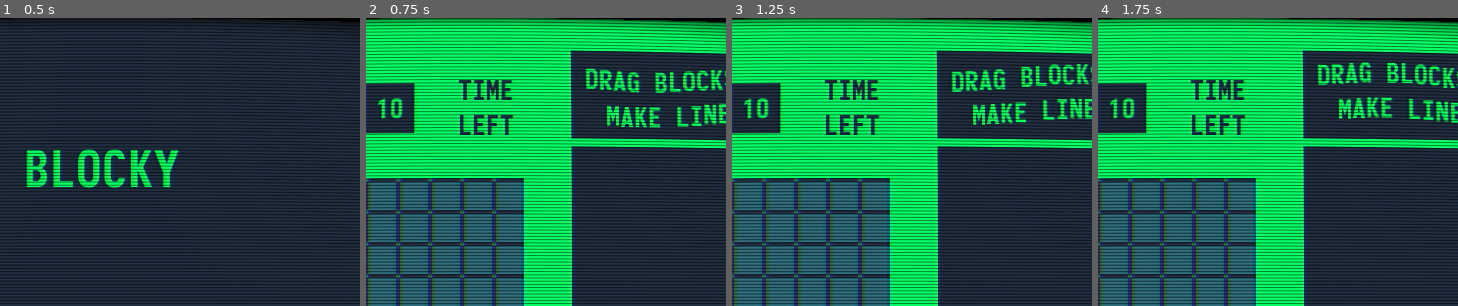
Above: before the commit, frames 1-4 (left to right).
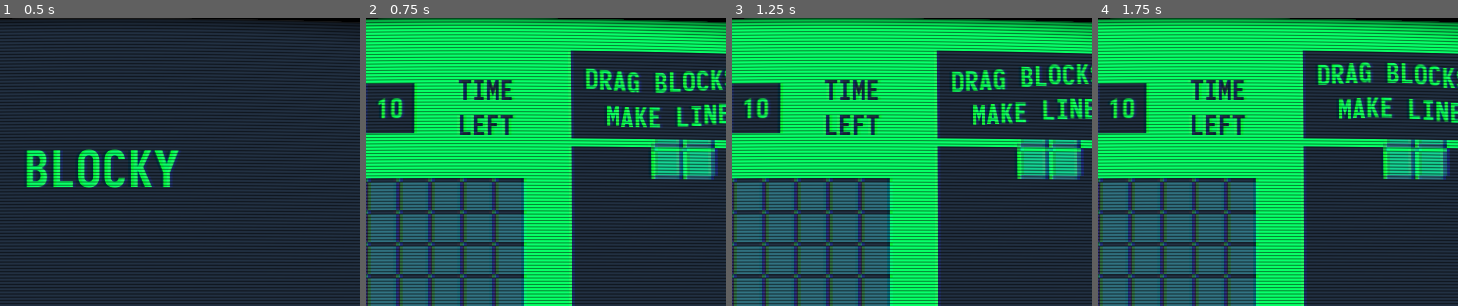
Above: after the commit, the same moments.

Repository: codemonsters/re-play
Game: Godot game, scene res://minigames/blocky/blocky.tscn
The game is run twice, just before and just after one commit, with the same random seed, the same clock (stepped at 60 frames per second) and the same inputs.
Inputs (mouse positions are % of the whole screen's width and height, from its top left):
- Up to frame 1 (0.5 s): no input
- Up to frame 2 (0.75 s): move the mouse to (72, 45) at 0.52 s; click (72, 45) at 0.67 s
- Up to frame 3 (1.25 s): no input
- Up to frame 4 (1.75 s): drag from (30, 55) to (7, 31) at 1.27 s
The pictures show only the part of the screen within x 36-86%, y 0-50%; the shares and areas given below are measured in that part.

Frame 1 is identical in both runs. In frame 2, 2.5% of the frame differs, in the area x 78-98%, y 42-57%; in frame 3, 2.5%; in frame 4, 2.5%.

Commit message:
Añade tetrominós a la paleta

Diff:
--- a/src/minigames/blocky/StageRect.gd
+++ b/src/minigames/blocky/StageRect.gd
@@ -10,7 +10,7 @@
 	# initialize stage matrix
 	for x in range(ROWS):
 		matrix.append([])
-		for y in range(COLS):
+		for _y in range(COLS):
 			matrix[x].append(false)
 	for x in range(5):
 		matrix[0][x] = true
--- /dev/null
+++ b/src/minigames/blocky/block.gd
@@ -0,0 +1,5 @@
+extends Area2D
+
+
+func get_size():
+	return $CollisionShape2D/TextureRect.get_size()
--- a/src/minigames/blocky/block.tscn
+++ b/src/minigames/blocky/block.tscn
@@ -1,11 +1,13 @@
-[gd_scene load_steps=3 format=2]
+[gd_scene load_steps=4 format=2]
 
 [ext_resource path="res://minigames/blocky/assets/block.png" type="Texture" id=1]
+[ext_resource path="res://minigames/blocky/block.gd" type="Script" id=2]
 
 [sub_resource type="RectangleShape2D" id=1]
 extents = Vector2( 16, 16 )
 
 [node name="Block" type="Area2D"]
+script = ExtResource( 2 )
 
 [node name="CollisionShape2D" type="CollisionShape2D" parent="."]
 shape = SubResource( 1 )
--- a/src/minigames/blocky/blocky.gd
+++ b/src/minigames/blocky/blocky.gd
@@ -1,10 +1,10 @@
 extends CanvasLayer
 
 func _ready():
+	randomize()
 	var _ignored = $Screen/Menu.connect("blocky_start_game", self, "on_start_game")
 
 func on_start_game():
-	print("Empecemos")
 	var game_scene = preload("res://minigames/blocky/game.tscn")
 
 	get_node("Screen/Menu").queue_free()
--- /dev/null
+++ b/src/minigames/blocky/game.gd
@@ -0,0 +1,31 @@
+extends Node2D
+
+onready var tetromino_l = preload("res://minigames/blocky/tetrominos/tetromino_l.tscn")
+onready var tetromino_line = preload("res://minigames/blocky/tetrominos/tetromino_line.tscn")
+onready var tetromino_s = preload("res://minigames/blocky/tetrominos/tetromino_s.tscn")
+onready var tetromino_square = preload("res://minigames/blocky/tetrominos/tetromino_square.tscn")
+onready var tetromino_t = preload("res://minigames/blocky/tetrominos/tetromino_t.tscn")
+
+func _ready():
+	var tetromino = new_tetromino()
+	$Background/Palette.add_child(tetromino)
+
+func new_tetromino():
+	var random_tetromino = randi() % 5
+	var tetromino
+	match random_tetromino:
+		0:
+			tetromino = tetromino_l.instance()
+		1:
+			tetromino = tetromino_line.instance()
+		2:
+			tetromino = tetromino_s.instance()
+		3:
+			tetromino = tetromino_square.instance()
+		4:
+			tetromino = tetromino_t.instance()
+
+
+	tetromino.set_position(Vector2($Background/Palette.get_size().x / 2, tetromino.get_size().y / 2))
+	tetromino.set_rotation_degrees((randi() % 4) * 90)
+	return tetromino
--- a/src/minigames/blocky/game.tscn
+++ b/src/minigames/blocky/game.tscn
@@ -3,15 +3,10 @@
 [ext_resource path="res://minigames/blocky/assets/font_small.tres" type="DynamicFont" id=1]
 [ext_resource path="res://minigames/blocky/block.tscn" type="PackedScene" id=2]
 [ext_resource path="res://minigames/blocky/StageRect.gd" type="Script" id=3]
-
-[sub_resource type="GDScript" id=1]
-script/source = "extends Node2D
-
-
-"
+[ext_resource path="res://minigames/blocky/game.gd" type="Script" id=4]
 
 [node name="Game" type="Node2D"]
-script = SubResource( 1 )
+script = ExtResource( 4 )
 
 [node name="Background" type="ColorRect" parent="."]
 margin_right = 720.0
--- /dev/null
+++ b/src/minigames/blocky/tetrominos/tetromino.gd
@@ -0,0 +1,23 @@
+extends Node2D
+
+
+func get_size():
+	var x_max = 0
+	var x_min = 0
+	var y_max = 0
+	var y_min = 0
+
+	for child in get_children():
+		if child.position.x < x_min:
+			x_min = child.position.x
+		if child.position.x > x_max:
+			x_max = child.position.x
+		if child.position.y < y_min:
+			y_min = child.position.y
+		if child.position.y > y_max:
+			y_max = child.position.y
+
+	var width = (x_max - x_min) - $Block1.get_size().x
+	var height = (y_max - y_min) - $Block1.get_size().y
+
+	return Vector2(width, height)
--- a/src/minigames/blocky/tetrominos/tetromino_l.tscn
+++ b/src/minigames/blocky/tetrominos/tetromino_l.tscn
@@ -1,8 +1,10 @@
-[gd_scene load_steps=2 format=2]
+[gd_scene load_steps=3 format=2]
 
 [ext_resource path="res://minigames/blocky/block.tscn" type="PackedScene" id=1]
+[ext_resource path="res://minigames/blocky/tetrominos/tetromino.gd" type="Script" id=2]
 
-[node name="TetrominoI" type="Node2D"]
+[node name="TetrominoL" type="Node2D"]
+script = ExtResource( 2 )
 
 [node name="Block1" parent="." instance=ExtResource( 1 )]
 position = Vector2( 16, 32 )
--- a/src/minigames/blocky/tetrominos/tetromino_line.tscn
+++ b/src/minigames/blocky/tetrominos/tetromino_line.tscn
@@ -1,8 +1,10 @@
-[gd_scene load_steps=2 format=2]
+[gd_scene load_steps=3 format=2]
 
 [ext_resource path="res://minigames/blocky/block.tscn" type="PackedScene" id=1]
+[ext_resource path="res://minigames/blocky/tetrominos/tetromino.gd" type="Script" id=2]
 
-[node name="TetrominoI" type="Node2D"]
+[node name="TetrominoLine" type="Node2D"]
+script = ExtResource( 2 )
 
 [node name="Block1" parent="." instance=ExtResource( 1 )]
 position = Vector2( 0, -48 )
--- a/src/minigames/blocky/tetrominos/tetromino_s.tscn
+++ b/src/minigames/blocky/tetrominos/tetromino_s.tscn
@@ -1,8 +1,10 @@
-[gd_scene load_steps=2 format=2]
+[gd_scene load_steps=3 format=2]
 
 [ext_resource path="res://minigames/blocky/block.tscn" type="PackedScene" id=1]
+[ext_resource path="res://minigames/blocky/tetrominos/tetromino.gd" type="Script" id=2]
 
-[node name="TetrominoI" type="Node2D"]
+[node name="TetrominoS" type="Node2D"]
+script = ExtResource( 2 )
 
 [node name="Block1" parent="." instance=ExtResource( 1 )]
 position = Vector2( -32, 16 )
--- a/src/minigames/blocky/tetrominos/tetromino_square.tscn
+++ b/src/minigames/blocky/tetrominos/tetromino_square.tscn
@@ -1,8 +1,10 @@
-[gd_scene load_steps=2 format=2]
+[gd_scene load_steps=3 format=2]
 
 [ext_resource path="res://minigames/blocky/block.tscn" type="PackedScene" id=1]
+[ext_resource path="res://minigames/blocky/tetrominos/tetromino.gd" type="Script" id=2]
 
-[node name="TetrominoI" type="Node2D"]
+[node name="TetrominoSquare" type="Node2D"]
+script = ExtResource( 2 )
 
 [node name="Block1" parent="." instance=ExtResource( 1 )]
 position = Vector2( 16, -16 )
--- a/src/minigames/blocky/tetrominos/tetromino_t.tscn
+++ b/src/minigames/blocky/tetrominos/tetromino_t.tscn
@@ -1,8 +1,10 @@
-[gd_scene load_steps=2 format=2]
+[gd_scene load_steps=3 format=2]
 
 [ext_resource path="res://minigames/blocky/block.tscn" type="PackedScene" id=1]
+[ext_resource path="res://minigames/blocky/tetrominos/tetromino.gd" type="Script" id=2]
 
-[node name="TetrominoI" type="Node2D"]
+[node name="TetrominoT" type="Node2D"]
+script = ExtResource( 2 )
 
 [node name="Block1" parent="." instance=ExtResource( 1 )]
 position = Vector2( 0, -16 )
